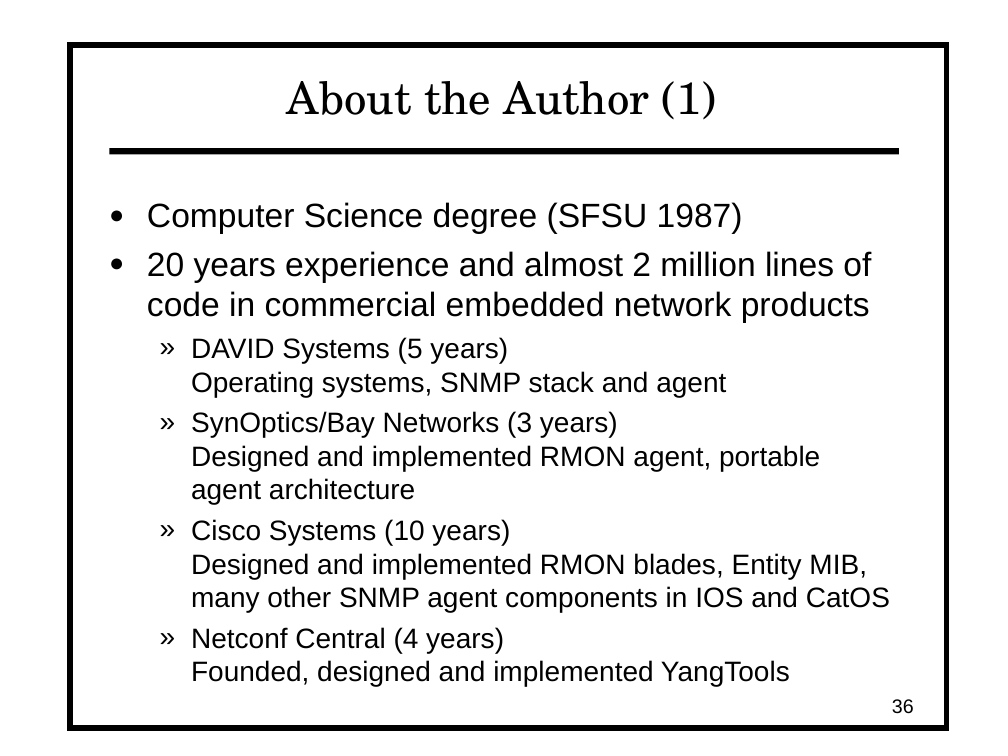
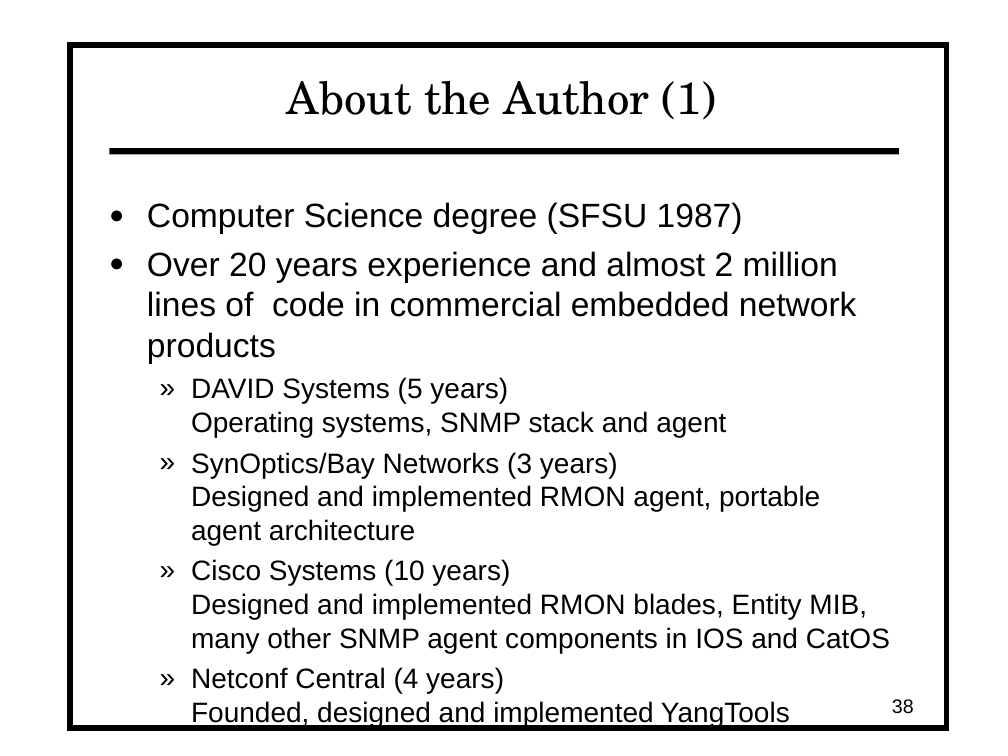
Before and after one commit to vlvassilev/yuma123, a slide deck: slide 38 of netconf/doc/netconfcentral_slides/NCX_overview.odp (slide 36 before the commit). Drawn at 1008x756 pixels with LibreOffice and Linux fonts; fonts in the diff are those of the drawing. Boxes give left, top, right and bottom in pixels: in the first picture for what was removed or moved away, otherwise in the second. Text is boxed around its words. In the diff, an @@ line names an element or a change of style, - is before the commit and + after.

```diff
--- a/netconf/doc/netconfcentral_slides/NCX_overview.odp
+++ b/netconf/doc/netconfcentral_slides/NCX_overview.odp
@@ text at (147,251,857,364): text changed @@
-● 20 years experience and almost 2 million lines of code in commercial embedded network products
+● Over 20 years experience and almost 2 million lines of code in commercial embedded network products
@@ page number at (892,699,914,714): text changed @@
-36
+38
```
Also in this commit, not shown: 1 other slide changed, 2 slides added, 22 other files.
